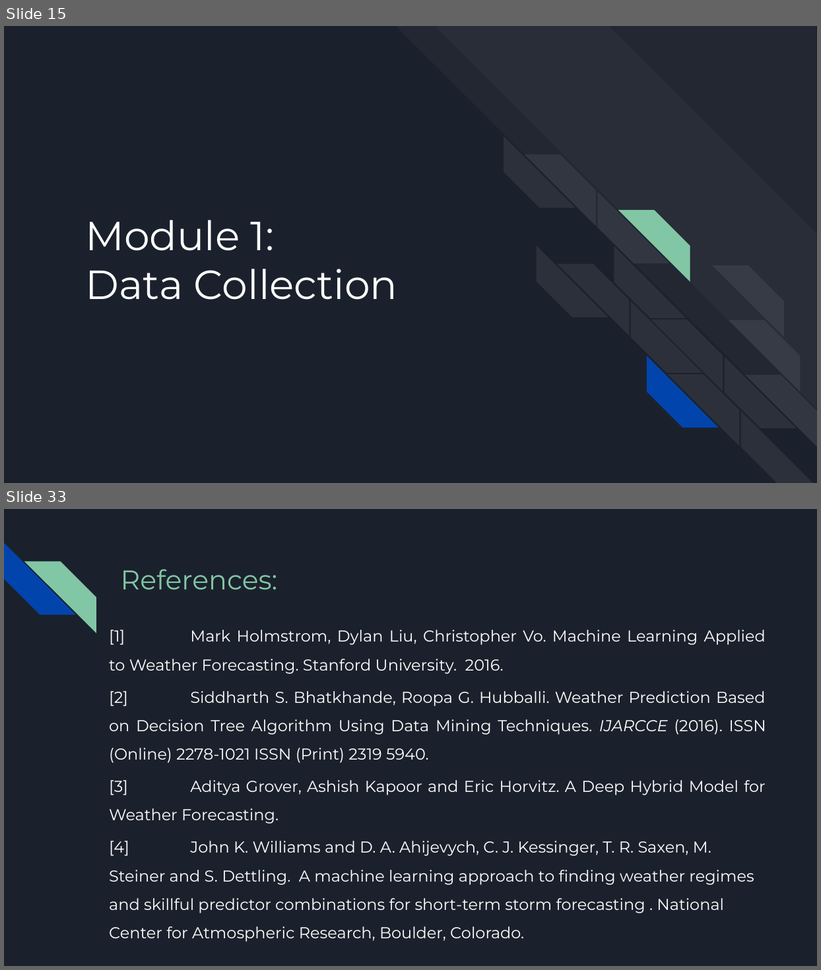
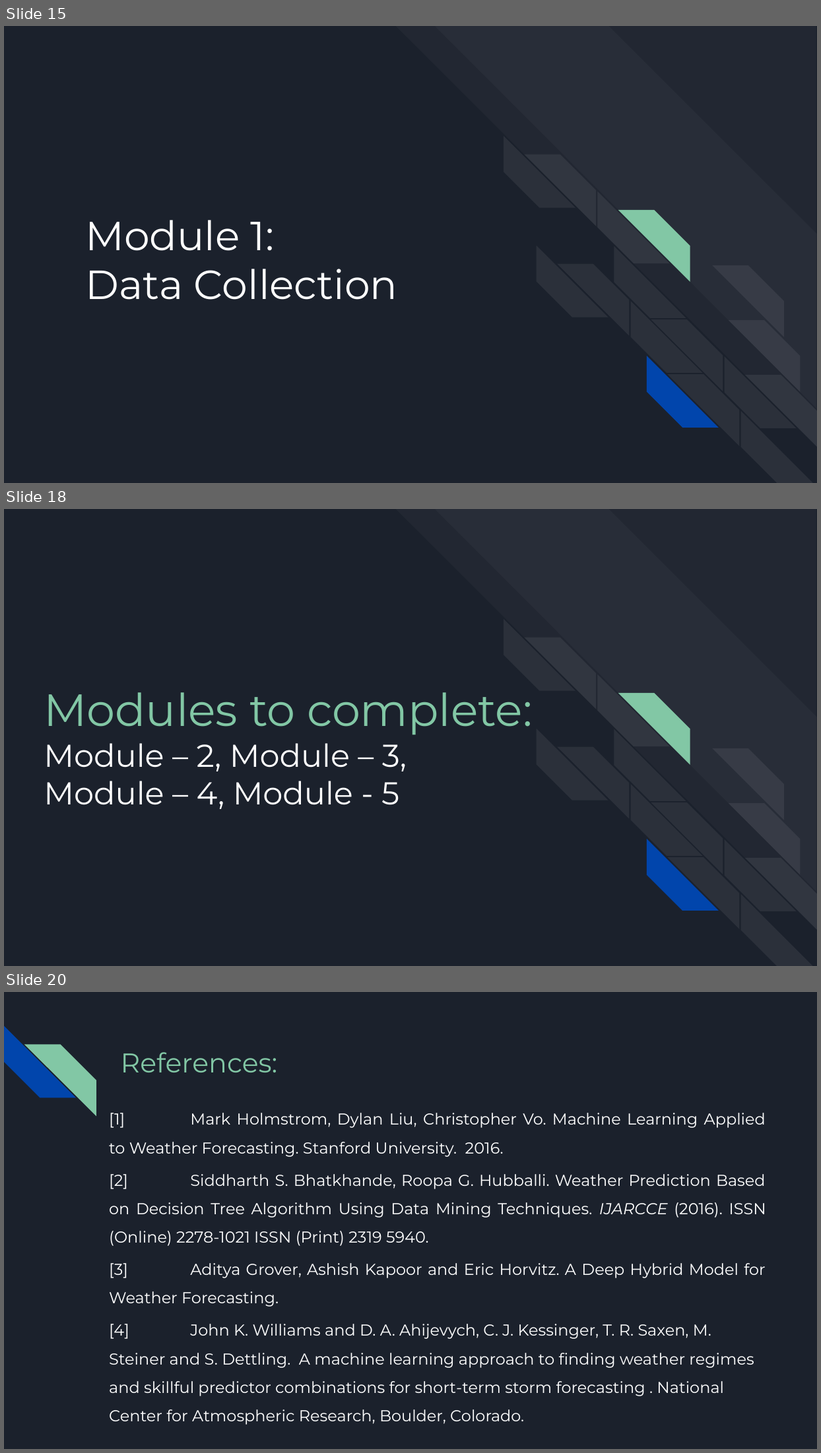
Before and after one commit to NavaneethVijay/vtuproject, a slide deck: PPT/Phase-I-Seminar.pptx. Shown one above the other, each under a label of ours: slides 15 and 33 before the commit, slides 15, 18 and 20 after it; the slides between them are not shown. The pictures are 821x970 and 821x1453 pixels, drawn with LibreOffice and Linux fonts; fonts in the diff are those of the drawing. Boxes give left, top, right and bottom in pixels: in the first picture for what was removed or moved away, otherwise in the second. Text is boxed around its words. In the diff, an @@ line names an element or a change of style, - is before the commit and + after.

```diff
--- a/PPT/Phase-I-Seminar.pptx
+++ b/PPT/Phase-I-Seminar.pptx
@@ slide 18 added at <box>4,509,817,966</box>, background #1B212C; not listed: 17 template elements that a slide beside it also shows @@
@@ title added at <box>44,692,533,809</box>, 28 pt, text #FFFFFF @@
+Modules to complete:
+Module – 2, Module – 3,
+Module – 4, Module - 5
@@ diag stripe added at <box>631,785,702,856</box>, fill #FFFFFF at 7% opacity @@
@@ what was slide 33 is now slide 20 @@
```
Also in this commit, not shown: 7 slides changed, 4 other slides added, 18 slides removed.
